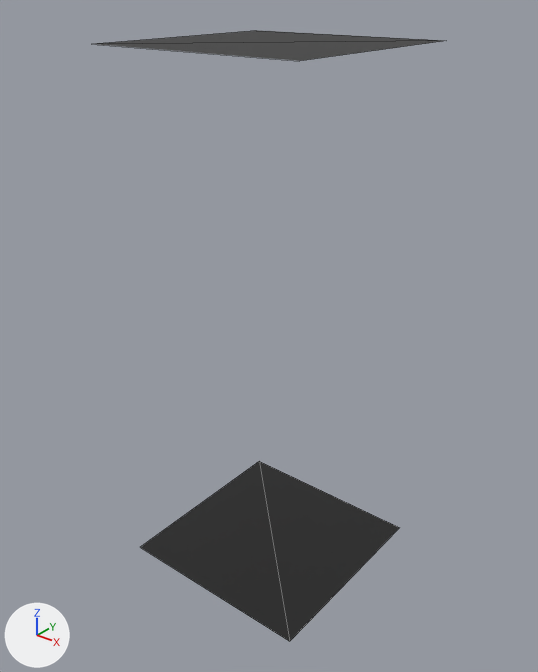
The glTF model asset/Floor-col.gltf as it was, and as the next commit left it.
One viewpoint serves both versions: a 50 mm lens placed at (3.93, -4.96, 5.48), pointed at (-0.01, -0.05, 2.44). Lighting does not change. The marker at lower left points along +X, +Y and +Z. Mesh edges are drawn as thin lines. Where no turn or scale is listed for an object, it has been applied to the vertices.

Objects in the first picture: 'Floor-col'.
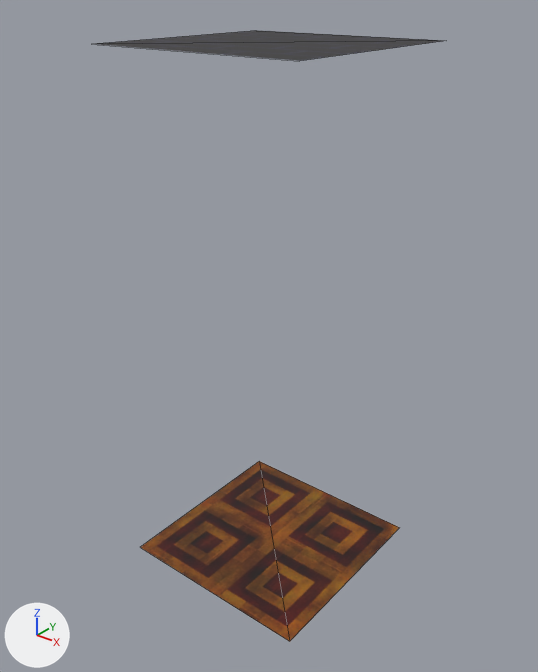
Changed parts and their boxes [x1, y1, x2, y2] in the pictures (538 x 672 px):
part 1 of me_floor, recoloured (black to brown)
    both: [140, 461, 399, 641]

What changed in the scene script:
```text
Add img_wood_tile_2:
    img_wood_tile_2 = load_image('wood_tile_2', 'wood_tile_2.png', 128, 128, 'sRGB')
Add mat_マテリアル:
    mat_マテリアル = principled_material('マテリアル')
    mat_マテリアル.texture = img_wood_tile_2
Change me_floor:
    where me_floor.from_pydata(...)  # 8 vertices, 4 faces; spans x -1.0..1.0, y -1.0..1.0, z 0.0..5.0
    used by ob_floor_col; location = (0.0, 0.0, 0.0)
    me_floor part 1: 2 faces spanning x -1.0..1.0, y -1.0..1.0, z 0.0 switch from mat_dark (black #191919) to mat_マテリアル (picture img_wood_tile_2)
```
